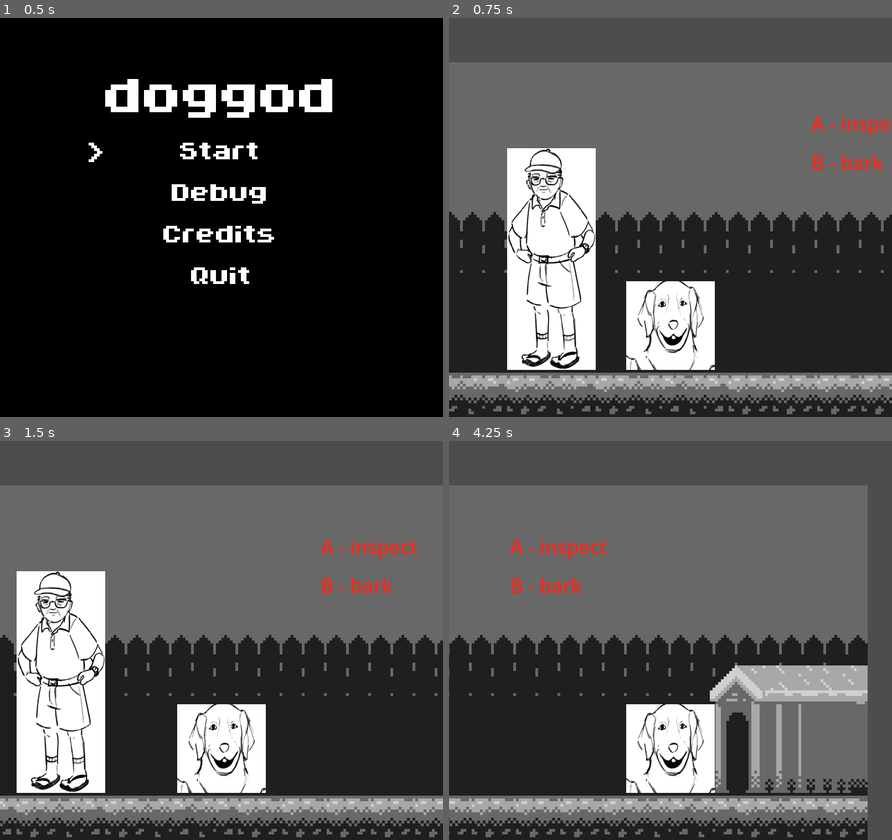
Above: before the commit, frames 1-4 (two rows, left to right).
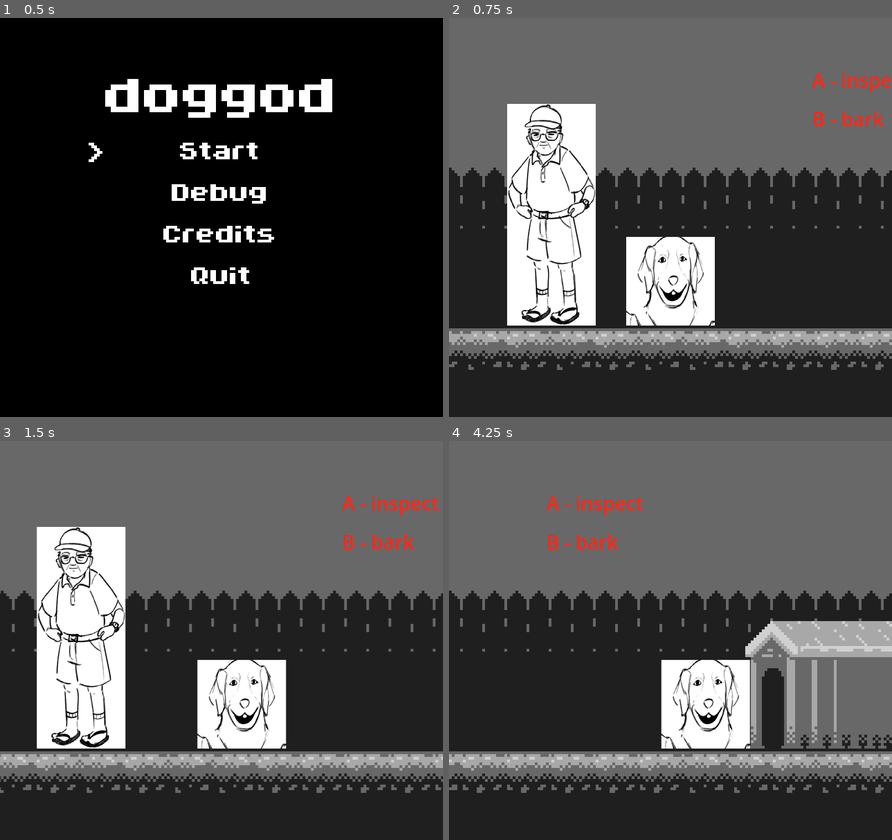
Above: after the commit, the same moments.

Repository: CookieJarCoding/dog-god
Game: Godot game, scene res://menu/main_menu.tscn
The game is run twice, just before and just after one commit, with the same random seed, the same clock (stepped at 60 frames per second) and the same inputs.
Inputs:
- Up to frame 1 (0.5 s): no input
- Up to frame 2 (0.75 s): click "Start" at 0.5 s
- Up to frame 3 (1.5 s): tap Enter at 1.25 s; hold D (right) from 1.28 s (still down); tap Z (A) at 1.35 s
- Up to frame 4 (4.25 s): release D (right) at 2.03 s; hold A (left) 2.03-2.78 s; tap , (B) at 2.1, 3.6 s; hold D (right) from 2.78 s (still down); tap Z (A) at 2.85 s

Frame 1 is identical in both runs. In frame 2, 44% of the frame differs, in the area x 0-100%, y 0-100%; in frame 3, 49%; in frame 4, 51%.

Commit message:
feat: add smoothing and bounds for camera movement

Diff:
--- a/sidescroll_system/player/player.tscn
+++ b/sidescroll_system/player/player.tscn
@@ -22,7 +22,10 @@
 texture = ExtResource("1_4flbx")
 
 [node name="Camera2D" type="Camera2D" parent="." unique_id=92072074]
-offset = Vector2(0, -55)
+offset = Vector2(0, -39)
+limit_smoothed = true
+position_smoothing_enabled = true
+position_smoothing_speed = 7.0
 
 [node name="Label-Bark" type="Label" parent="." unique_id=523306035]
 visible = false
--- a/sidescroll_system/world/humanworld.gd
+++ b/sidescroll_system/world/humanworld.gd
@@ -26,7 +26,13 @@
 	player_horizontal_bounds = Vector2(
 		left_edge - player_offsets.x,
 		right_edge - player_offsets.y
-)
+	)
+	set_camera_bounds(left_edge, right_edge)
 
 func constrain_player() -> void:
 	player.position.x = clampf(player.position.x, player_horizontal_bounds.x, player_horizontal_bounds.y)
+
+func set_camera_bounds(left, right) -> void:
+	var camera_node = player.get_node("Camera2D")
+	camera_node.limit_left = left
+	camera_node.limit_right = right
